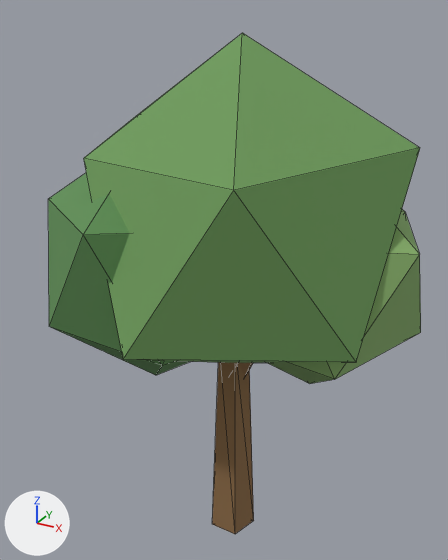
Before and after pictures for a commit that changed the glTF model public/models/tree_broadleaf.glb.
Before and after are seen from a camera (50 mm lens) standing at (4.57, -8.64, 9.62) and looking at (-0.26, 0.13, 5.23). The axes (+X, +Y, +Z) are drawn at lower left. The lights are the same throughout. The picture after the commit comes second. Mesh edges are drawn as thin lines. Vertices at exactly the same position are counted once.

The first picture shows 'tree_broadleaf'.
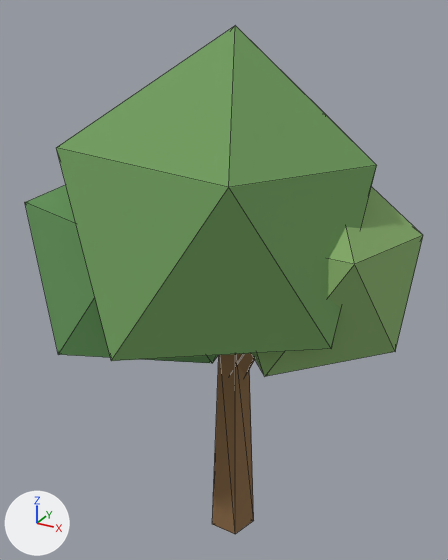
The change, as a diff of the scene's bpy script:
```diff
--- a/public/models/tree_broadleaf.glb.py
+++ b/public/models/tree_broadleaf.glb.py
@@ mat_trunk @@
 n0 = _N.new('ShaderNodeBsdfPrincipled'); n0.name = 'Principled BSDF'
-n0.inputs[0].default_value = (0.258, 0.144, 0.0595, 1.0)  # 'Base Color', brown #8b6a45
 n0.inputs[2].default_value = 0.95  # 'Roughness'
 n1 = _N.new('ShaderNodeOutputMaterial'); n1.name = 'Material Output'
+n2 = _N.new('ShaderNodeMix'); n2.name = 'Mix'
+n2.data_type = 'RGBA'
+n2.blend_type = 'MULTIPLY'
+n2.inputs[0].default_value = 1.0  # 'Factor'
+n2.inputs[7].default_value = (0.258, 0.144, 0.0595, 1.0)  # 'B', brown #8b6a45
+n3 = _N.new('ShaderNodeVertexColor'); n3.name = 'Color Attribute'
 _L.new(n0.outputs[0], n1.inputs[0])  # 'BSDF' to 'Surface'
+_L.new(n2.outputs[2], n0.inputs[0])  # 'Result' to 'Base Color'
+_L.new(n3.outputs[0], n2.inputs[6])  # 'Color' to 'A'
@@ mat_leaf_a @@
 n0 = _N.new('ShaderNodeBsdfPrincipled'); n0.name = 'Principled BSDF'
-n0.inputs[0].default_value = (0.159, 0.332, 0.107, 1.0)  # 'Base Color', green #6f9c5c
 n0.inputs[2].default_value = 0.95  # 'Roughness'
 n1 = _N.new('ShaderNodeOutputMaterial'); n1.name = 'Material Output'
+n2 = _N.new('ShaderNodeMix'); n2.name = 'Mix'
+n2.data_type = 'RGBA'
+n2.blend_type = 'MULTIPLY'
+n2.inputs[0].default_value = 1.0  # 'Factor'
+n2.inputs[7].default_value = (0.159, 0.332, 0.107, 1.0)  # 'B', green #6f9c5c
+n3 = _N.new('ShaderNodeVertexColor'); n3.name = 'Color Attribute'
 _L.new(n0.outputs[0], n1.inputs[0])  # 'BSDF' to 'Surface'
+_L.new(n2.outputs[2], n0.inputs[0])  # 'Result' to 'Base Color'
+_L.new(n3.outputs[0], n2.inputs[6])  # 'Color' to 'A'
@@ mat_leaf_c @@
 n0 = _N.new('ShaderNodeBsdfPrincipled'); n0.name = 'Principled BSDF'
-n0.inputs[0].default_value = (0.238, 0.418, 0.144, 1.0)  # 'Base Color', green #86ad6a
 n0.inputs[2].default_value = 0.95  # 'Roughness'
 n1 = _N.new('ShaderNodeOutputMaterial'); n1.name = 'Material Output'
+n2 = _N.new('ShaderNodeMix'); n2.name = 'Mix'
+n2.data_type = 'RGBA'
+n2.blend_type = 'MULTIPLY'
+n2.inputs[0].default_value = 1.0  # 'Factor'
+n2.inputs[7].default_value = (0.238, 0.418, 0.144, 1.0)  # 'B', green #86ad6a
+n3 = _N.new('ShaderNodeVertexColor'); n3.name = 'Color Attribute'
 _L.new(n0.outputs[0], n1.inputs[0])  # 'BSDF' to 'Surface'
+_L.new(n2.outputs[2], n0.inputs[0])  # 'Result' to 'Base Color'
+_L.new(n3.outputs[0], n2.inputs[6])  # 'Color' to 'A'
@@ mat_leaf_b @@
 n0 = _N.new('ShaderNodeBsdfPrincipled'); n0.name = 'Principled BSDF'
-n0.inputs[0].default_value = (0.114, 0.275, 0.0908, 1.0)  # 'Base Color', green #5f8f55
 n0.inputs[2].default_value = 0.95  # 'Roughness'
 n1 = _N.new('ShaderNodeOutputMaterial'); n1.name = 'Material Output'
+n2 = _N.new('ShaderNodeMix'); n2.name = 'Mix'
+n2.data_type = 'RGBA'
+n2.blend_type = 'MULTIPLY'
+n2.inputs[0].default_value = 1.0  # 'Factor'
+n2.inputs[7].default_value = (0.114, 0.275, 0.0908, 1.0)  # 'B', green #5f8f55
+n3 = _N.new('ShaderNodeVertexColor'); n3.name = 'Color Attribute'
 _L.new(n0.outputs[0], n1.inputs[0])  # 'BSDF' to 'Surface'
+_L.new(n2.outputs[2], n0.inputs[0])  # 'Result' to 'Base Color'
+_L.new(n3.outputs[0], n2.inputs[6])  # 'Color' to 'A'
@@ me_tree_broadleaf @@
-me_tree_broadleaf.from_pydata(...)  # 54 vertices, 88 faces; spans x -3.12..3.04, y -2.77..2.39, z 0.0..9.29
+me_tree_broadleaf.from_pydata(...)  # 54 vertices, 88 faces; spans x -3.09..2.84, y -2.77..2.74, z 0.0..9.38
+# me_tree_broadleaf part 1: 36 of 54 vertices moved; they spanned x -3.12..3.04, y -2.77..2.39, z 3.42..9.29 and now span x -3.09..2.84, y -2.77..2.74, z 4.19..9.38; mean shift (-0.02, 0.01, 0.06); largest move (-1.23, 1.68, 4.72) -> (0.52, -1.65, 4.71)
+# me_tree_broadleaf part 2: vertex colours changed
 me_tree_broadleaf.materials.append(mat_trunk)
```

Changed parts and their boxes [x1, y1, x2, y2] in the pictures (448 x 560 px; the box of a moved part takes in the faces that stretch with it):
'tree_broadleaf', reshaped (7% wider): before [48, 33, 421, 534]; after [25, 26, 423, 534]
part 1 of me_tree_broadleaf, moved or reshaped: before [48, 33, 421, 384]; after [25, 26, 423, 376]
